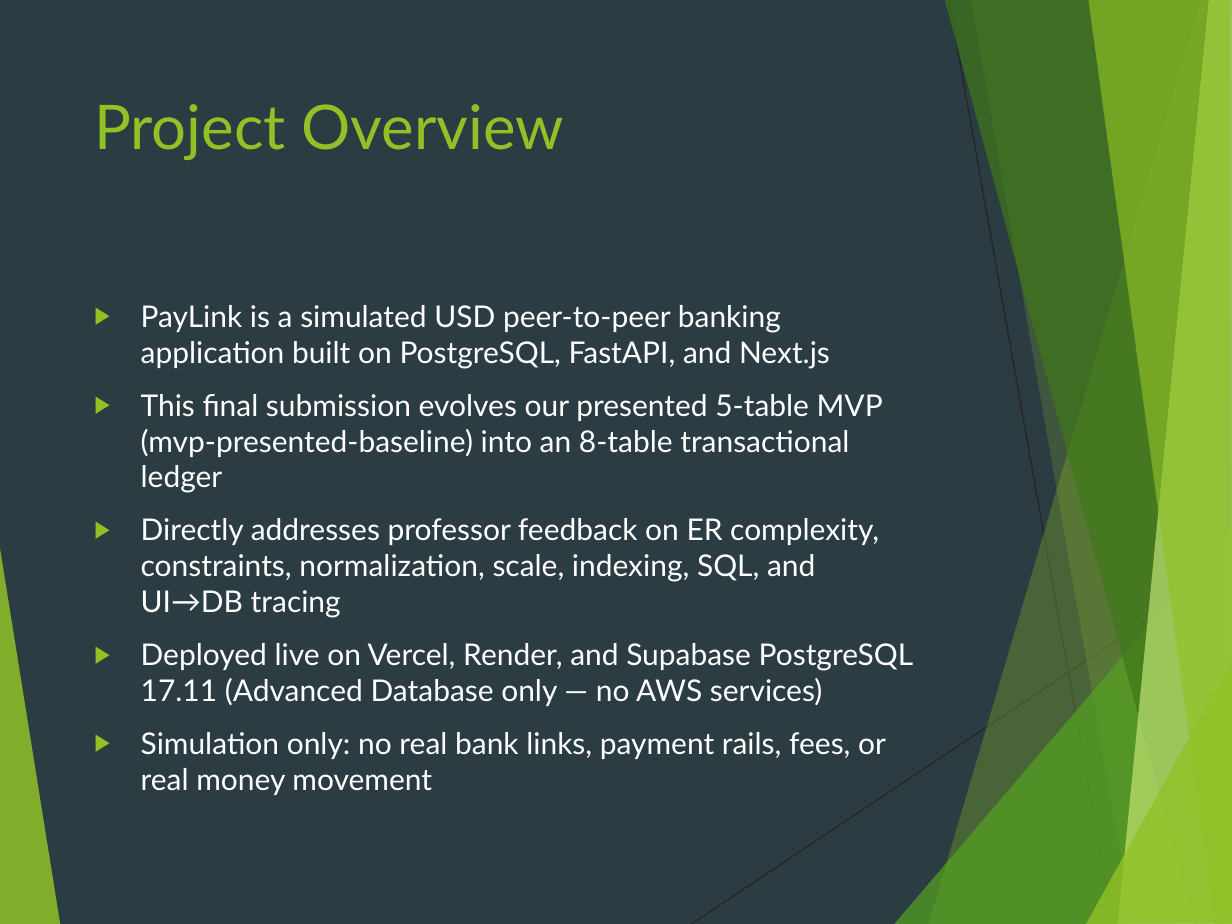
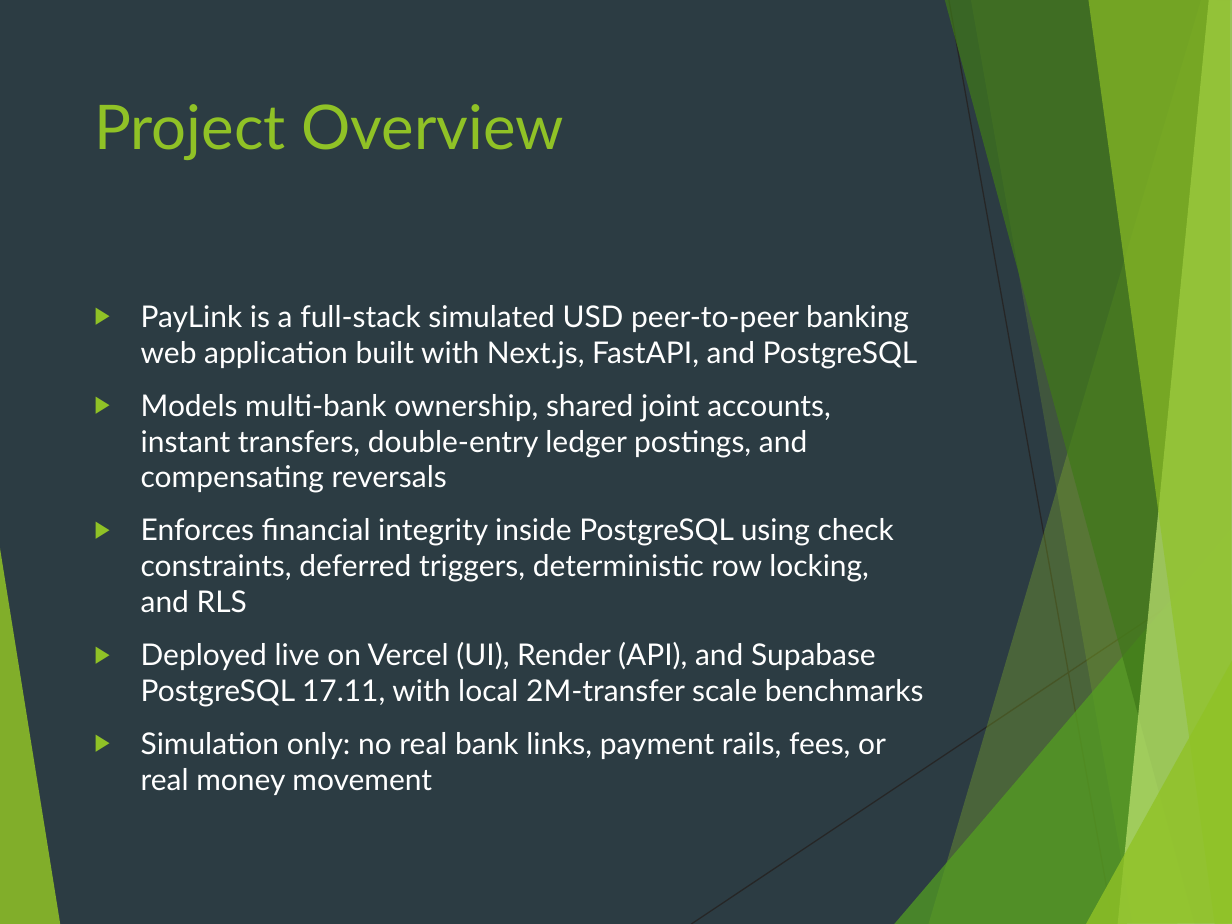
Before and after one commit to venkatasai-kadamati/paylink, a slide deck: slide 2 of docs/adb-final-presentation.pptx. Drawn at 1232x924 pixels with LibreOffice and Linux fonts; fonts in the diff are those of the drawing. Boxes give left, top, right and bottom in pixels: in the first picture for what was removed or moved away, otherwise in the second. Text is boxed around its words. In the diff, an @@ line names an element or a change of style, - is before the commit and + after.

```diff
--- a/docs/adb-final-presentation.pptx
+++ b/docs/adb-final-presentation.pptx
@@ text at [141, 305, 924, 707]: text changed @@
-▶ PayLink is a simulated USD peer-to-peer banking application built on PostgreSQL, FastAPI, and Next.js
-▶ This final submission evolves our presented 5-table MVP (mvp-presented-baseline) into an 8-table transactional ledger
-▶ Directly addresses professor feedback on ER complexity, constraints, normalization, scale, indexing, SQL, and UI→DB tracing
-▶ Deployed live on Vercel, Render, and Supabase PostgreSQL 17.11 (Advanced Database only — no AWS services)
+▶ PayLink is a full-stack simulated USD peer-to-peer banking web application built with Next.js, FastAPI, and PostgreSQL
+▶ Models multi-bank ownership, shared joint accounts, instant transfers, double-entry ledger postings, and compensating reversals
+▶ Enforces financial integrity inside PostgreSQL using check constraints, deferred triggers, deterministic row locking, and RLS
+▶ Deployed live on Vercel (UI), Render (API), and Supabase PostgreSQL 17.11, with local 2M-transfer scale benchmarks
```
Also in this commit, not shown: 2 other slides changed, 2 other files.
